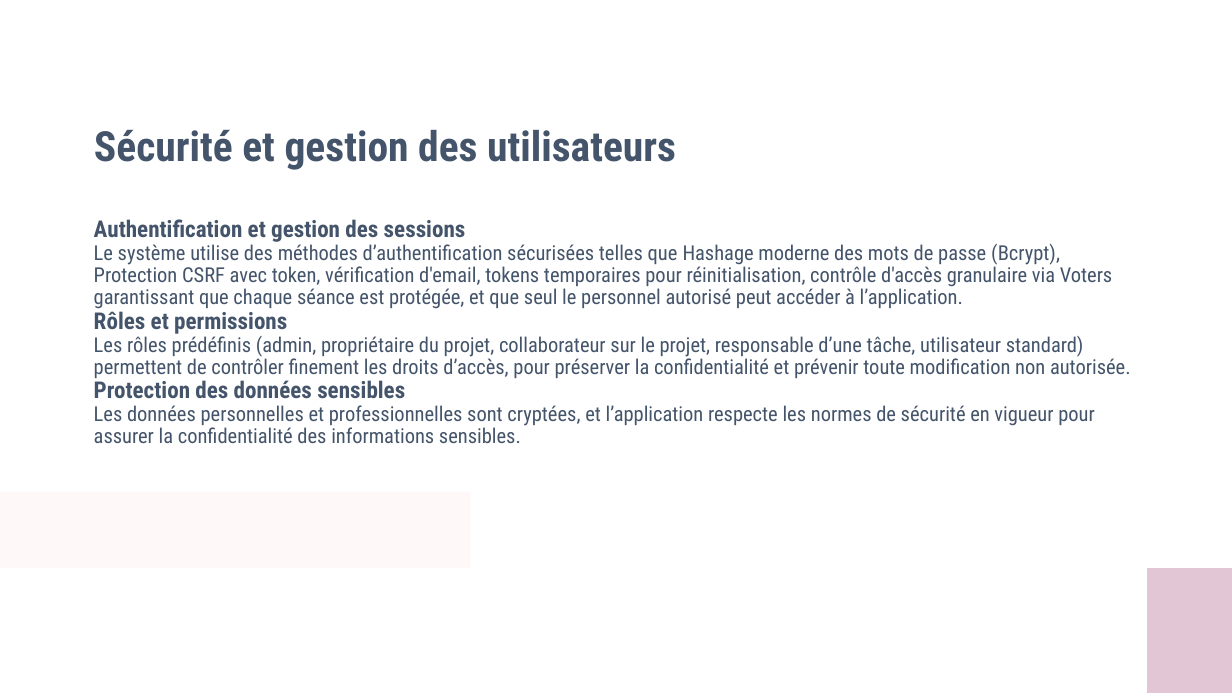
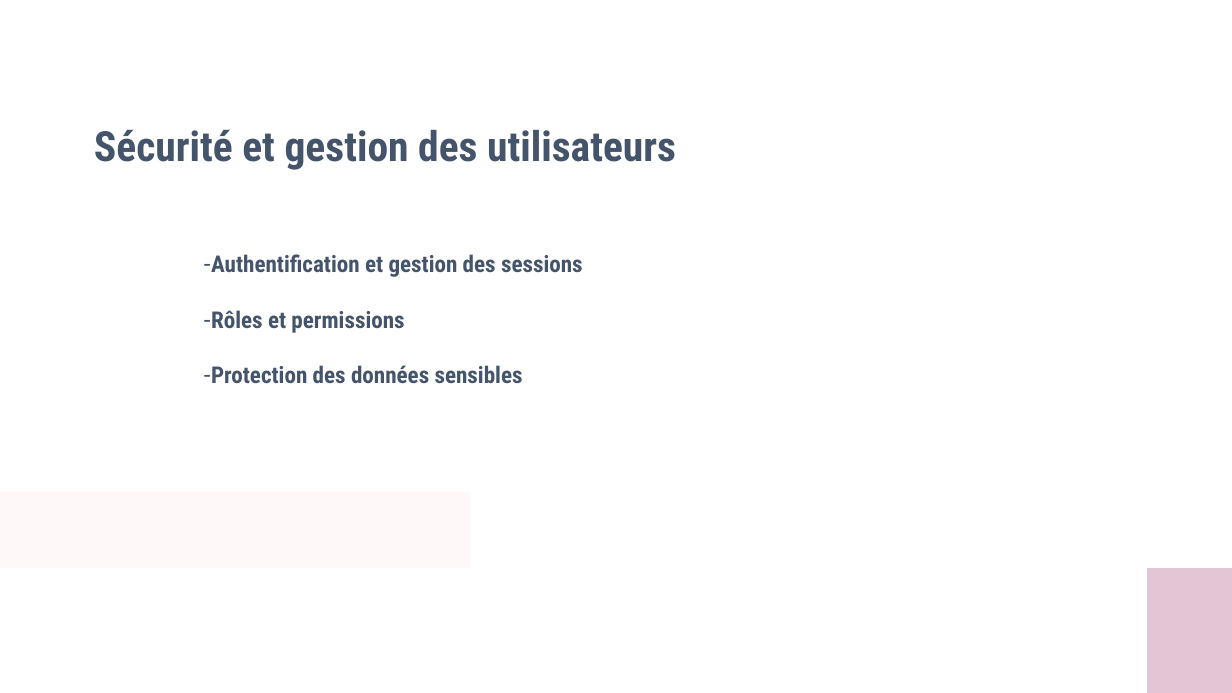
Before and after one commit to chrisrou2025/taskflow, a slide deck: slide 11 of Powerpoint du projet taskflow.pptx. Drawn at 1232x693 pixels with LibreOffice and Linux fonts; fonts in the diff are those of the drawing. Boxes give left, top, right and bottom in pixels: in the first picture for what was removed or moved away, otherwise in the second. Text is boxed around its words. In the diff, an @@ line names an element or a change of style, - is before the commit and + after.

```diff
--- a/Powerpoint du projet taskflow.pptx
+++ b/Powerpoint du projet taskflow.pptx
@@ text at (x1=94, y1=241, x2=1113, y2=309): paragraph removed @@
-Le système utilise des méthodes d’authentification sécurisées telles que Hashage moderne des mots de passe (Bcrypt), Protection CSRF avec token, vérification d'email, tokens temporaires pour réinitialisation, contrôle d'accès granulaire via Voters garantissant que chaque séance est protégée, et que seul le personnel autorisé peut accéder à l’application.
@@ text "Authentification et gestion des sessions" moved from (x1=94, y1=219, x2=1131, y2=443) to (x1=211, y1=254, x2=583, y2=383) @@
@@ text "Authentification et gestion des sessions" at (x1=211, y1=254, x2=583, y2=383): bullet none to -; line spacing 0.9 to 1 @@
@@ text at (x1=94, y1=333, x2=1131, y2=378): paragraph removed @@
-Les rôles prédéfinis (admin, propriétaire du projet, collaborateur sur le projet, responsable d’une tâche, utilisateur standard) permettent de contrôler finement les droits d’accès, pour préserver la confidentialité et prévenir toute modification non autorisée.
@@ text at (x1=94, y1=405, x2=1095, y2=443): paragraph removed @@
-Les données personnelles et professionnelles sont cryptées, et l’application respecte les normes de sécurité en vigueur pour assurer la confidentialité des informations sensibles.
```
Also in this commit, not shown: 10 other slides changed, 4 other files.
